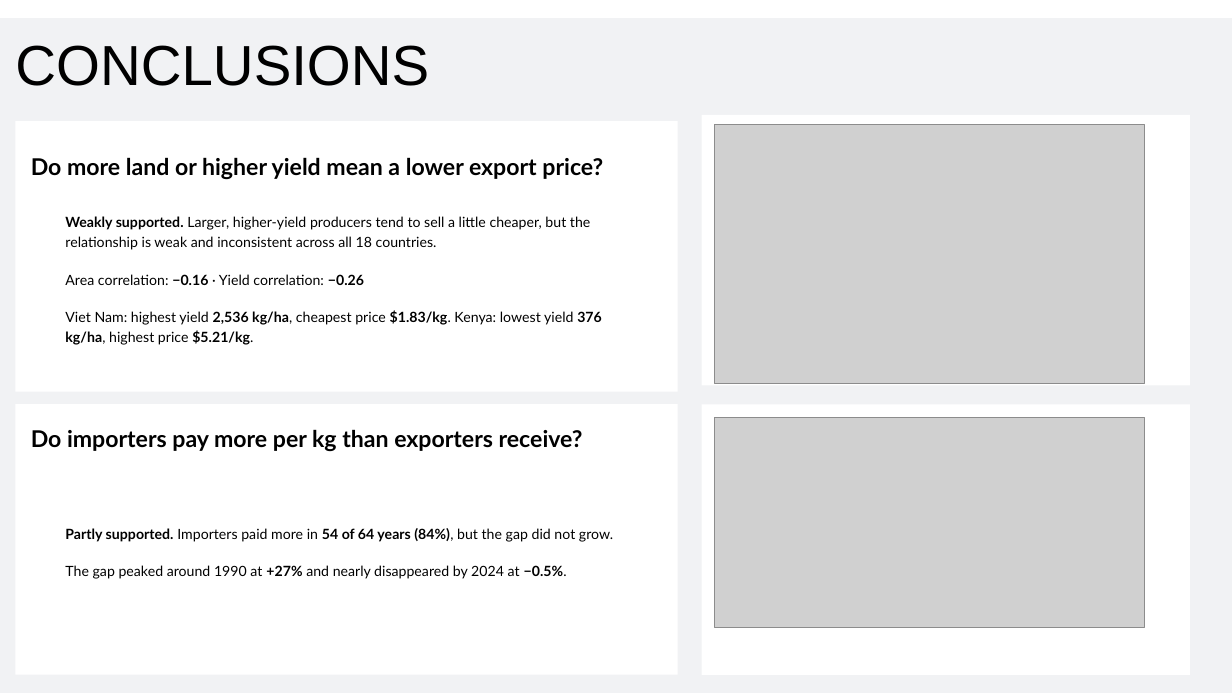
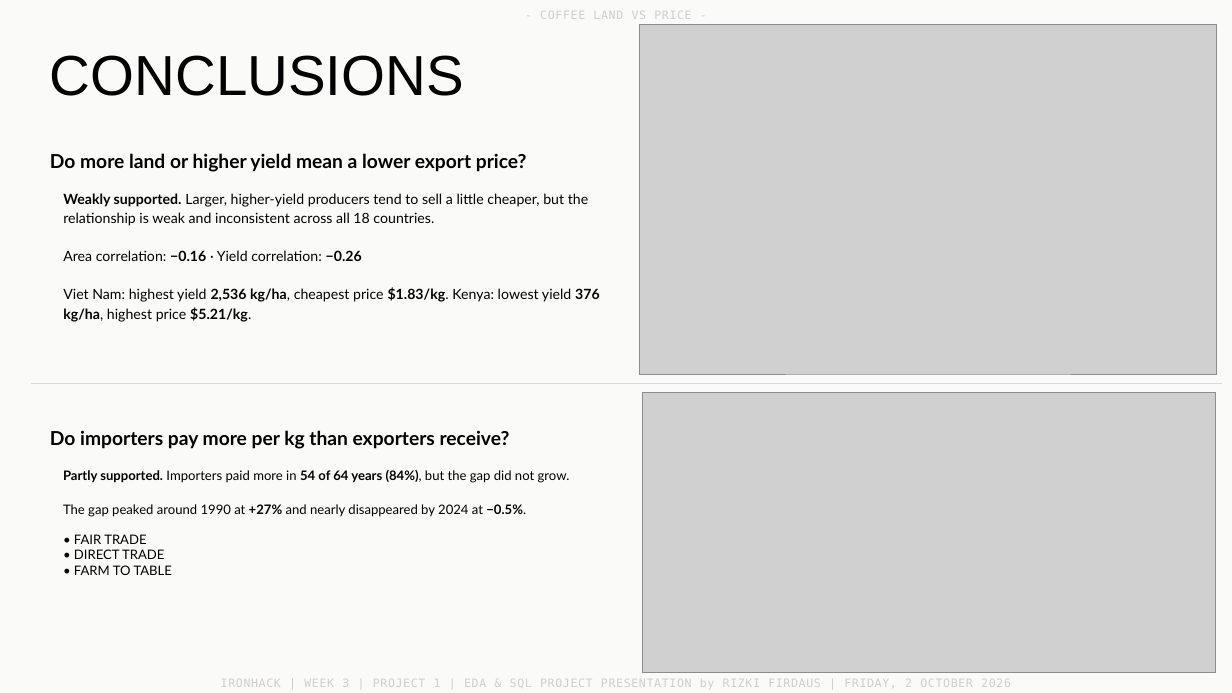
Before and after one commit to benjiro000/project-1-eda, a slide deck: slide 7 of presentation/project-1-presentation-rizki.pptx. Drawn at 1232x693 pixels with LibreOffice and Linux fonts; fonts in the diff are those of the drawing; grey boxes stand for pictures; background and template pictures are left out. Boxes give left, top, right and bottom in pixels: in the first picture for what was removed or moved away, otherwise in the second. Text is boxed around its words. In the diff, an @@ line names an element or a change of style, - is before the commit and + after.

Commit message:
project1rizki

```diff
--- a/presentation/project-1-presentation-rizki.pptx
+++ b/presentation/project-1-presentation-rizki.pptx
@@ rectangle resized from (x1=0, y1=105, x2=1232, y2=693) to (x1=0, y1=0, x2=1232, y2=693) @@
@@ rectangle at (x1=0, y1=0, x2=1232, y2=693): fill #F1F2F4 to #FAFAF8 @@
@@ rectangle removed at (x1=0, y1=0, x2=1232, y2=693) @@
@@ rectangle removed at (x1=0, y1=18, x2=1232, y2=109) @@
@@ text added at (x1=540, y1=11, x2=691, y2=19), 9 pt, text #D0CECE @@
+- COFFEE LAND VS PRICE -
@@ picture resized from (x1=714, y1=125, x2=1144, y2=384) to (x1=640, y1=25, x2=1216, y2=374) @@
@@ text "CONCLUSIONS" moved from (x1=15, y1=45, x2=429, y2=86) to (x1=50, y1=55, x2=464, y2=96) @@
@@ rectangle removed at (x1=701, y1=115, x2=1189, y2=385) @@
@@ rectangle removed at (x1=16, y1=121, x2=678, y2=392) @@
@@ text "Do more land or higher ..." at (x1=50, y1=153, x2=527, y2=172): size 18 to 15 pt @@
@@ text "Do more land or higher ..." moved from (x1=31, y1=157, x2=603, y2=179) to (x1=50, y1=153, x2=527, y2=172) @@
@@ text "Weakly supported. Larger, higher-yield producers ..." moved from (x1=65, y1=216, x2=602, y2=345) to (x1=63, y1=193, x2=600, y2=322) @@
@@ line added from (1223, 384) to (30, 384), #D9D9D9 0.5 pt @@
@@ rectangle removed at (x1=16, y1=404, x2=678, y2=675) @@
@@ picture resized from (x1=714, y1=418, x2=1144, y2=628) to (x1=642, y1=393, x2=1216, y2=673) @@
@@ rectangle removed at (x1=701, y1=405, x2=1189, y2=676) @@
@@ text "Do importers pay more per ..." moved from (x1=31, y1=429, x2=583, y2=451) to (x1=50, y1=430, x2=510, y2=449) @@
@@ text "Do importers pay more per ..." at (x1=50, y1=430, x2=510, y2=449): size 18 to 15 pt @@
@@ text at (x1=63, y1=470, x2=570, y2=517): size 11 to 10.2 pt in "Partly supported. Importers paid more in 54 ...", "The gap peaked around 1990 at +27% ..."; line spacing 1.17 to 0.97 @@
@@ text "Partly supported. Importers paid more ..." moved from (x1=65, y1=528, x2=613, y2=579) to (x1=63, y1=470, x2=570, y2=575) @@
@@ text at (x1=74, y1=534, x2=172, y2=575): paragraphs added @@
+• FAIR TRADE
+• DIRECT TRADE
+• FARM TO TABLE
@@ text added at (x1=221, y1=679, x2=1011, y2=688), 9 pt, text #D0CECE @@
+IRONHACK | WEEK 3 | PROJECT 1 | EDA & SQL PROJECT PRESENTATION by RIZKI FIRDAUS | FRIDAY, 2 OCTOBER 2026
```
Also in this commit, not shown: 5 other slides changed, 3 slides added, 1 slide removed.
